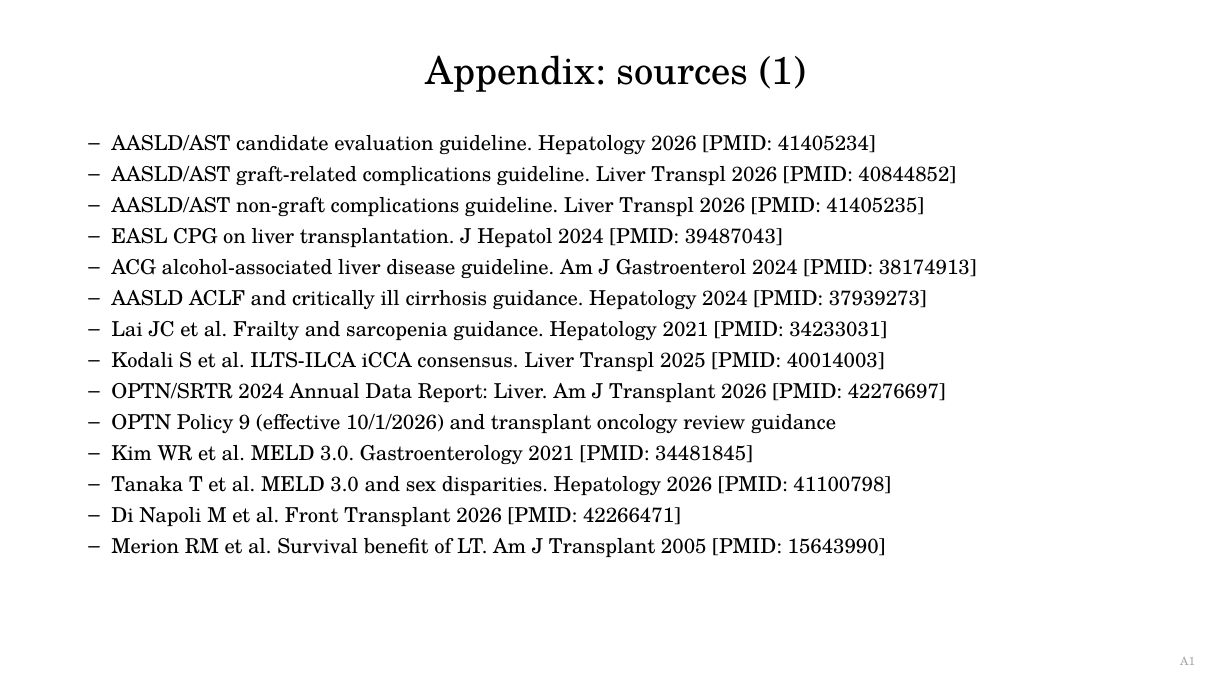
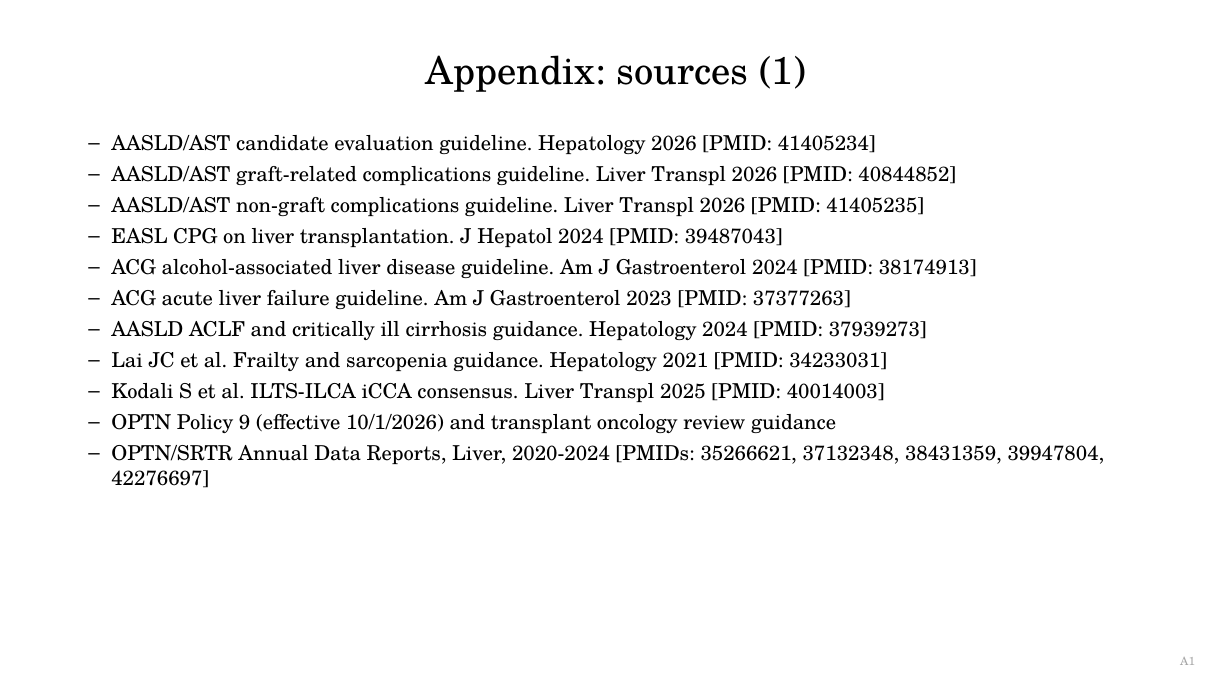
Before and after one commit to qaddodi/mohammad-almeqdadi-lectures, a slide deck: slide 50 of lectures/liver-transplant-grand-rounds-mmc-2026/Liver Transplantation When to Refer and Whats New.pptx (slide 46 before the commit). Drawn at 1232x693 pixels with LibreOffice and Linux fonts; fonts in the diff are those of the drawing. Boxes give left, top, right and bottom in pixels: in the first picture for what was removed or moved away, otherwise in the second. Text is boxed around its words. In the diff, an @@ line names an element or a change of style, - is before the commit and + after.

```diff
--- a/lectures/liver-transplant-grand-rounds-mmc-2026/Liver Transplantation When to Refer and Whats New.pptx
+++ b/lectures/liver-transplant-grand-rounds-mmc-2026/Liver Transplantation When to Refer and Whats New.pptx
@@ text at (x1=111, y1=290, x2=851, y2=309): paragraph added @@
+– ACG acute liver failure guideline. Am J Gastroenterol 2023 [PMID: 37377263]
@@ text at (x1=111, y1=383, x2=946, y2=402): paragraph removed @@
-– OPTN/SRTR 2024 Annual Data Report: Liver. Am J Transplant 2026 [PMID: 42276697]
@@ text at (x1=111, y1=445, x2=1105, y2=488): text changed @@
-– Kim WR et al. MELD 3.0. Gastroenterology 2021 [PMID: 34481845]
-– Tanaka T et al. MELD 3.0 and sex disparities. Hepatology 2026 [PMID: 41100798]
-– Di Napoli M et al. Front Transplant 2026 [PMID: 42266471]
-– Merion RM et al. Survival benefit of LT. Am J Transplant 2005 [PMID: 15643990]
+– OPTN/SRTR Annual Data Reports, Liver, 2020-2024 [PMIDs: 35266621, 37132348, 38431359, 39947804, 42276697]
```
Also in this commit, not shown: 44 other slides changed, 6 slides added, 1 slide removed, 10 other files.
